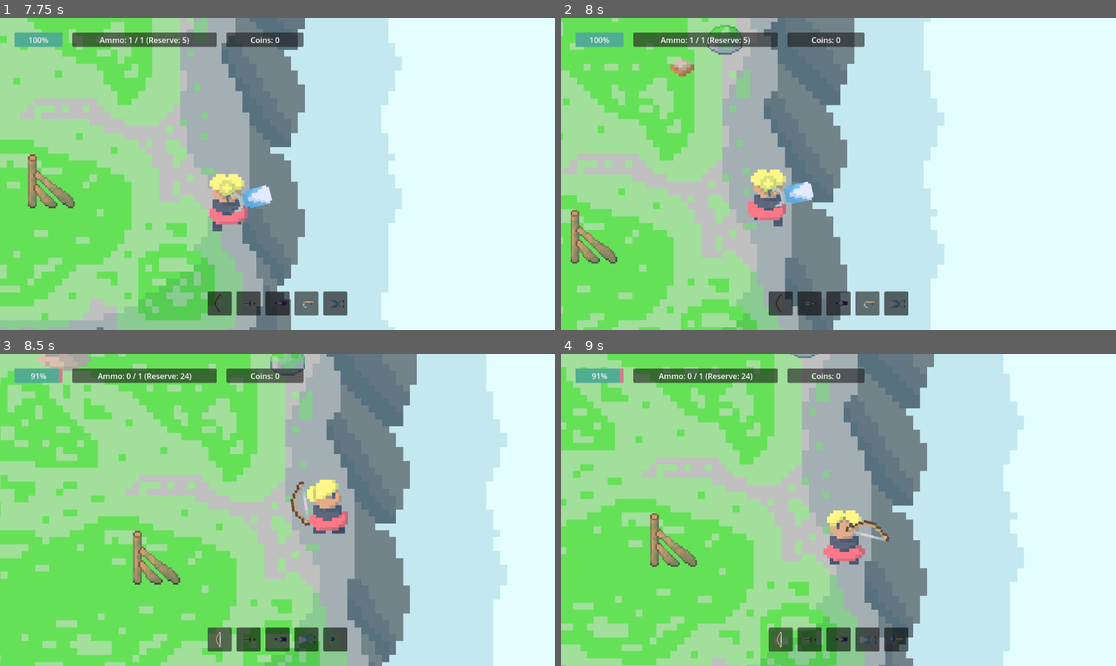
Above: before the commit, frames 1-4 (two rows, left to right).
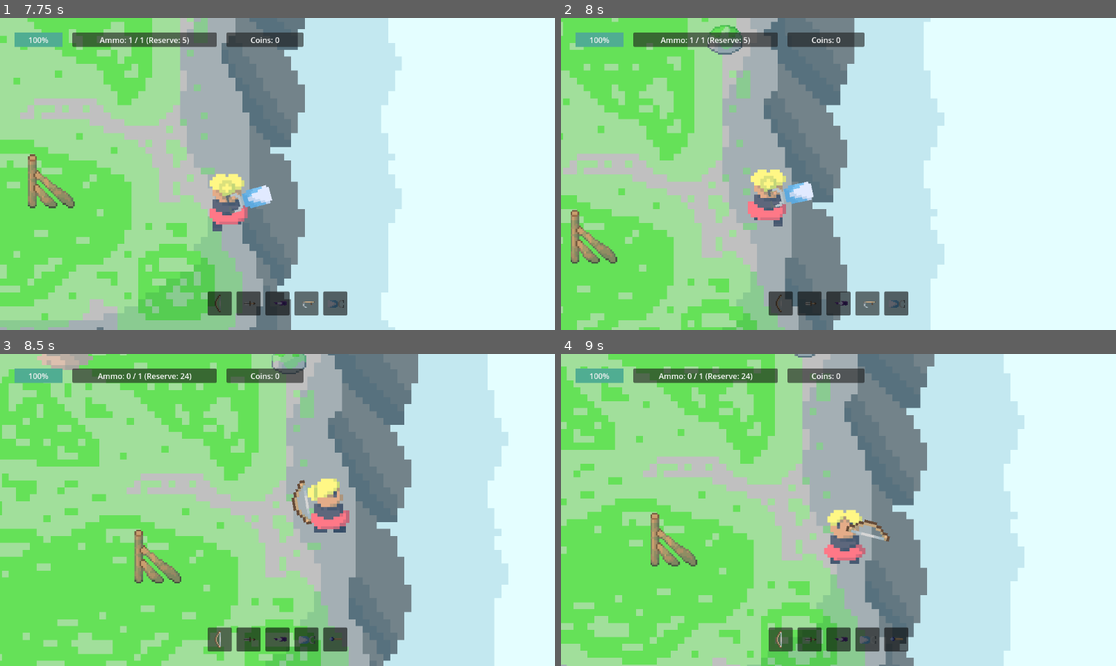
Above: after the commit, the same moments.

Repository: Kryzi/Eksamens-projekt
Game: Godot game, scene res://scenes/main_menu/main_menu.tscn
Two runs of this game, one before a commit and one after it. Both use one fixed random seed, a clock stepped at 60 frames per second and the inputs below. The engine's default icon, where the game draws it, is replaced by a stand-in: a white triangle on a blue panel in a dark square. Sound files missing from this copy of the repository are replaced by a short silence.
Inputs (mouse positions are in pixels of both pictures, inside the frame that each line leads up to):
- Up to frame 1 (7.75 s): click "START" at 0.5 s; move the mouse to (399, 158) at 1.27 s; hold D (Right) 1.28-2.03 s; tap 0 (0) at 1.35, 3.05, 3.6, 5.3, 7.55 s; tap 1 (1) at 1.55, 2.1, 3.8, 4.35, 6.05 s; move the mouse to (166, 189) at 2.02 s; hold S (Down) 2.03-2.78 s; tap 4 (4) at 2.3, 2.85, 4.55, 5.1, 6.8 s; move the mouse to (333, 105) at 2.77 s; hold D (Right) 2.78-3.53 s; move the mouse to (249, 236) at 3.52 s; hold W (Up) 3.53-4.28 s; move the mouse to (444, 220) at 4.27 s; hold A (Left) 4.28-5.78 s; move the mouse to (111, 127) at 5.02 s; move the mouse to (305, 174) at 5.77 s; hold S (Down) 5.78-6.53 s; tap Shift (Dash) at 5.85 s; move the mouse to (194, 96) at 6.52 s; hold D (Right) 6.53-7.28 s; click (194, 96) at 6.6 s; move the mouse to (399, 158) at 7.27 s; hold W (Up) from 7.28 s (still down); tap X (x) at 7.35 s
- Up to frame 2 (8 s): keep holding W (Up)
- Up to frame 3 (8.5 s): move the mouse to (166, 525) at 8.02 s; release W (Up) at 8.03 s; hold D (Right) from 8.03 s (still down); tap 0 (0) at 8.1 s; tap 1 (1) at 8.3 s
- Up to frame 4 (9 s): move the mouse to (894, 441) at 8.77 s; release D (Right) at 8.78 s; hold S (Down) from 8.78 s (still down); tap 1 (1) at 8.85 s

Frame 1 is identical in both runs. In frame 2, 0.2% of the frame differs, in the area x 19-25%, y 13-19%; in frame 3, 6.4%, in the area x 0-92%, y 0-100%; in frame 4, 2.3%.

Commit message:
shop item køb dur nu

Diff:
--- a/scripts/map_controller/spawner.gd
+++ b/scripts/map_controller/spawner.gd
@@ -139,11 +139,11 @@
 	else:
 		var enemy_scenes = []
 		# Vælg en tilfældig fjende at spawne
-		if (PlayerInfo.bossTimer <= 3):
+		'if (PlayerInfo.bossTimer <= 3):
 			enemy_scenes = [enemy_1, enemy_3]
 		else:
-			enemy_scenes = [enemy_1, enemy_2, enemy_3]
-
+			enemy_scenes = [enemy_1, enemy_2, enemy_3]'
+		enemy_scenes = [ enemy_2]
 		var selected_enemy = enemy_scenes[randi() % enemy_scenes.size()]
 
 		var enemy_instance = selected_enemy.instantiate()
@@ -214,8 +214,9 @@
 		getItem()
 		getItem()
 
+@onready var player = get_node("/root/Main/Player")
 func getItem():
-	#var boundary = get_node("/root/Main/MapController/Background/Layout1/EnemyArea1/SpawnPolygon1")
+	var boundary = get_node("/root/Main/MapController/Background/Layout1/EnemyArea1/SpawnPolygon1")
 	#Find areaID
 	match PlayerInfo.areaID:
 		1:
